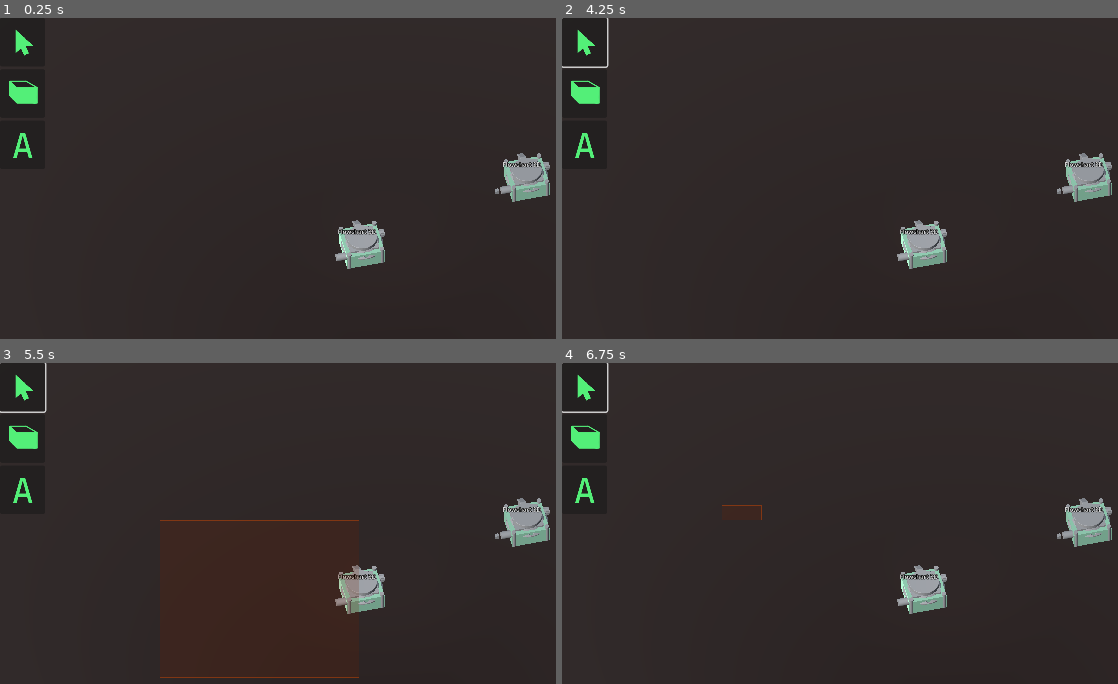
Above: before the commit, frames 1-4 (two rows, left to right).
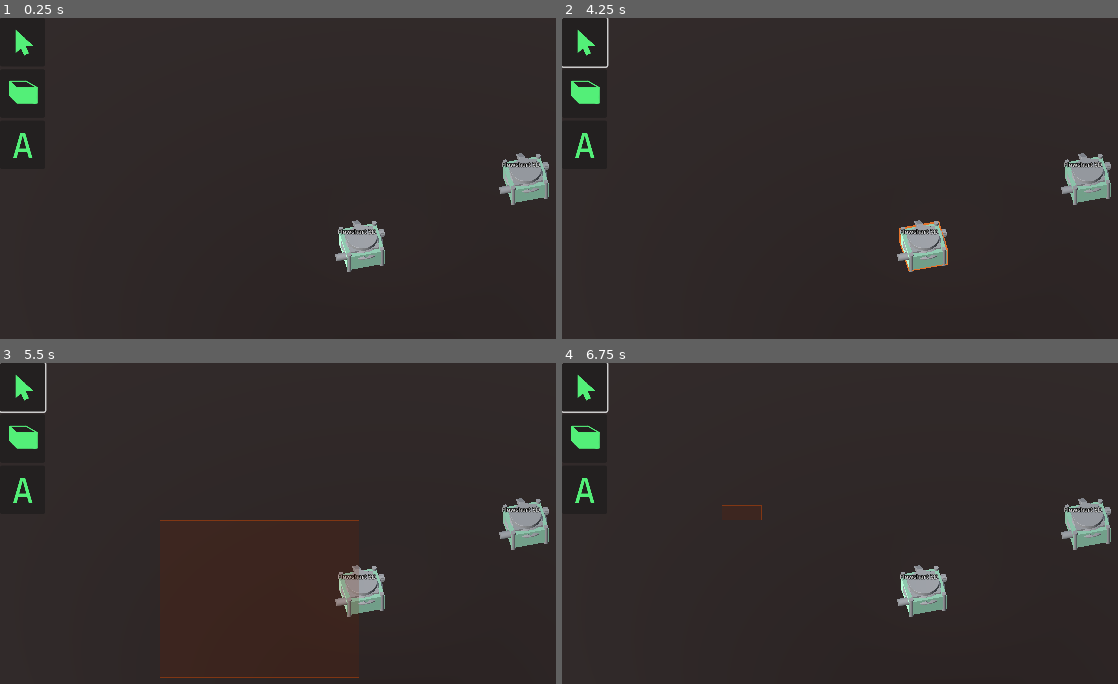
Above: after the commit, the same moments.

Repository: PranjalMaithani/flowchart-3d
Game: Godot game, scene res://Scenes/flowchart_scene.tscn
The game is run twice, just before and just after one commit, with the same random seed, the same clock (stepped at 60 frames per second) and the same inputs.
Inputs (mouse positions are in pixels of both pictures, inside the frame that each line leads up to):
- Up to frame 1 (0.25 s): no input
- Up to frame 2 (4.25 s): click (584, 43) at 0.52 s; click (584, 43) at 1.27 s; click (584, 43) at 2.02 s; tap Enter at 2.75 s; move the mouse to (outside the picture) at 2.77 s; click (outside the picture) at 2.85 s; tap Space at 3.5 s; drag from (801, 265) to (923, 332) at 3.52 s
- Up to frame 3 (5.5 s): move the mouse to (478, 488) at 4.27 s; tap T at 4.35 s; click (478, 488) at 4.42 s; tap Enter at 5 s; drag from (361, 677) to (161, 520) at 5.02 s
- Up to frame 4 (6.75 s): move the mouse to (outside the picture) at 5.77 s; click (outside the picture) at 5.85 s; tap Space at 6.5 s; drag from (723, 520) to (840, 475) at 6.52 s

The runs differ from the first frame. In frame 1, 0.4% of the frame differs, in the area x 60-99%, y 42-80%; in frame 2, 0.5%; in frame 3, 0.4%; in frame 4, 0.4%.

Commit message:
selection shapecast

Diff:
--- a/Components/ContainerBox/ContainerBox.tscn
+++ b/Components/ContainerBox/ContainerBox.tscn
@@ -1,9 +1,10 @@
-[gd_scene load_steps=12 format=3 uid="uid://pwytv1htyylm"]
+[gd_scene load_steps=14 format=3 uid="uid://pwytv1htyylm"]
 
 [ext_resource type="Script" path="res://src/container/container_box.gd" id="1_h6xbw"]
-[ext_resource type="PackedScene" uid="uid://ch6tvlqe2bafs" path="res://Models/CubeMesh.tscn" id="2_kv3jc"]
+[ext_resource type="PackedScene" uid="uid://ch6tvlqe2bafs" path="res://Models/ContainerMesh.tscn" id="2_aap4a"]
 [ext_resource type="Material" uid="uid://b4k4y5oskkgcg" path="res://Materials/container_default.tres" id="3_6w1vt"]
 [ext_resource type="ArrayMesh" uid="uid://c4g2r8grndjii" path="res://Models/cap.obj" id="3_7uyt8"]
+[ext_resource type="Material" uid="uid://icrs4n2b6bph" path="res://Materials/outline.tres" id="4_c8lcq"]
 [ext_resource type="PackedScene" uid="uid://bjhn2vl882fmd" path="res://Components/ContainerBox/ContainerGrabber.tscn" id="4_pqu1q"]
 [ext_resource type="PackedScene" uid="uid://cryyf8m3gnfrs" path="res://Components/ContainerBox/ContainerResizer.tscn" id="5_7jdvj"]
 [ext_resource type="PackedScene" uid="uid://dn37yfsub6u2l" path="res://Components/ContainerBox/TextContainer.tscn" id="6_kbu4l"]
@@ -11,16 +12,27 @@
 [ext_resource type="PackedScene" uid="uid://b47tyrqs0w3kr" path="res://Components/ContainerBox/PlugIn.tscn" id="8_xnbbf"]
 [ext_resource type="Script" path="res://src/container/position_updater.gd" id="9_b53gi"]
 
+[sub_resource type="BoxMesh" id="BoxMesh_fto55"]
+lightmap_size_hint = Vector2i(-174, 10)
+flip_faces = true
+size = Vector3(2, 1, 2)
+
 [sub_resource type="ViewportTexture" id="ViewportTexture_2g8lv"]
 viewport_path = NodePath("SubViewport")
 
 [node name="ContainerBox" type="Node3D"]
 script = ExtResource("1_h6xbw")
 
-[node name="ContainerMesh" parent="." instance=ExtResource("2_kv3jc")]
+[node name="ContainerMesh" parent="." instance=ExtResource("2_aap4a")]
 unique_name_in_owner = true
 transform = Transform3D(1, 0, 0, 0, 1, 0, 0, 0, 1, 0, 0.485456, 0)
 material_override = ExtResource("3_6w1vt")
+
+[node name="OutlineMesh" type="MeshInstance3D" parent="."]
+unique_name_in_owner = true
+transform = Transform3D(1.07, 0, 0, 0, 1.07, 0, 0, 0, 1.07, 0.0113137, 0.48734, -0.0272388)
+material_override = ExtResource("4_c8lcq")
+mesh = SubResource("BoxMesh_fto55")
 
 [node name="TestMesh" type="MeshInstance3D" parent="."]
 unique_name_in_owner = true
--- /dev/null
+++ b/Materials/outline.tres
@@ -0,0 +1,8 @@
+[gd_resource type="StandardMaterial3D" format=3 uid="uid://icrs4n2b6bph"]
+
+[resource]
+diffuse_mode = 3
+specular_mode = 2
+albedo_color = Color(0, 0, 0, 1)
+emission_enabled = true
+emission = Color(0.890196, 0.45098, 0.176471, 1)
--- /dev/null
+++ b/Models/ContainerMesh.tscn
@@ -0,0 +1,18 @@
+[gd_scene load_steps=4 format=3 uid="uid://ch6tvlqe2bafs"]
+
+[ext_resource type="BoxMesh" uid="uid://cklidj7rhcxl5" path="res://Models/CubeMesh.tres" id="1_emiuc"]
+[ext_resource type="Script" path="res://src/container/container_mesh.gd" id="2_hvrrx"]
+
+[sub_resource type="BoxShape3D" id="BoxShape3D_oc60y"]
+size = Vector3(2.00024, 1, 1.99963)
+
+[node name="ContainerMesh" type="MeshInstance3D"]
+mesh = ExtResource("1_emiuc")
+script = ExtResource("2_hvrrx")
+
+[node name="StaticBody3D" type="StaticBody3D" parent="."]
+input_ray_pickable = false
+
+[node name="CollisionShape3D" type="CollisionShape3D" parent="StaticBody3D"]
+transform = Transform3D(1, 0, 0, 0, 1, 0, 0, 0, 1, -0.000366211, 0, 0.000793457)
+shape = SubResource("BoxShape3D_oc60y")
--- a/Models/CubeMesh.tres
+++ b/Models/CubeMesh.tres
@@ -1,5 +1,5 @@
 [gd_resource type="BoxMesh" format=3 uid="uid://cklidj7rhcxl5"]
 
 [resource]
-lightmap_size_hint = Vector2i(6, 10)
+lightmap_size_hint = Vector2i(-174, 10)
 size = Vector3(2, 1, 2)
--- a/Models/CubeMesh.tscn
+++ /dev/null
@@ -1,6 +0,0 @@
-[gd_scene load_steps=2 format=3 uid="uid://ch6tvlqe2bafs"]
-
-[ext_resource type="BoxMesh" uid="uid://cklidj7rhcxl5" path="res://Models/CubeMesh.tres" id="1_3idqf"]
-
-[node name="CubeMesh" type="MeshInstance3D"]
-mesh = ExtResource("1_3idqf")
--- a/Scenes/flowchart_scene.tscn
+++ b/Scenes/flowchart_scene.tscn
@@ -26,44 +26,45 @@
 [sub_resource type="BoxShape3D" id="BoxShape3D_beqyu"]
 size = Vector3(100, 0.00944167, 100)
 
-[sub_resource type="BoxMesh" id="BoxMesh_n7etl"]
-size = Vector3(0.2, 0.2, 0.2)
+[node name="flowchart_scene" type="Node3D"]
 
-[node name="flowchart_scene" type="Node3D"]
+[node name="AppManager" parent="." node_paths=PackedStringArray("ground_plane", "camera", "flowchart_container", "camera_position_node") instance=ExtResource("2_6gx0o")]
+ground_plane = NodePath("../Floor")
+camera = NodePath("../AppCamera")
+flowchart_container = NodePath("../FlowchartContainer")
+camera_position_node = NodePath("../CameraPositionNode")
+
+[node name="AppCamera" parent="." instance=ExtResource("2_m4467")]
+transform = Transform3D(0.972881, 0.174685, -0.151616, 0, 0.655479, 0.755213, 0.231306, -0.734733, 0.637703, 0, 10.3716, 8.52658)
+
+[node name="CameraPositionNode" type="Node3D" parent="."]
+transform = Transform3D(1, 0, 0, 0, 1, 0, 0, 0, 1, 0, 10.372, 8.527)
 
 [node name="FlowchartContainer" type="Node" parent="."]
 
 [node name="ContainerBox" parent="FlowchartContainer" instance=ExtResource("1_nv32g")]
 
 [node name="ContainerBox2" parent="FlowchartContainer" instance=ExtResource("1_nv32g")]
-transform = Transform3D(1, 0, 0, 0, 1, 0, 0, 0, 1, 9.44509, 0, -2.52348)
+transform = Transform3D(1, 0, 0, 0, 1, 0, 0, 0, 1, 9.40107, 0.00194931, -2.52446)
 
 [node name="WorldEnvironment" type="WorldEnvironment" parent="."]
 environment = SubResource("Environment_ldxxl")
 
 [node name="Floor" type="MeshInstance3D" parent="."]
-transform = Transform3D(0.951726, 0, 0, 0, 0.601, 0, 0, 0, 0.601, 5.17266, 0.0981226, 0.409219)
+transform = Transform3D(0.951726, 0, 0, 0, 0.601, 0, 0, 0, 0.601, 5.17266, -0.169751, 0.409219)
 mesh = SubResource("PlaneMesh_yinng")
-metadata/_edit_lock_ = true
 
 [node name="StaticBody3D" type="StaticBody3D" parent="Floor"]
 collision_layer = 2
 collision_mask = 3
-metadata/_edit_lock_ = true
 
 [node name="CollisionShape3D" type="CollisionShape3D" parent="Floor/StaticBody3D"]
 transform = Transform3D(1, 0, 0, 0, 1, 0, 0, 0, 1, 0, -0.00306225, 0)
 shape = SubResource("BoxShape3D_beqyu")
-metadata/_edit_lock_ = true
 
 [node name="DirectionalLight3D" type="DirectionalLight3D" parent="."]
 transform = Transform3D(0.614835, 0.46181, -0.639304, 0.181361, 0.706107, 0.684486, 0.767519, -0.536791, 0.350385, -3.11844, 4.31145, 3.83666)
 light_energy = 1.254
-
-[node name="AppManager" parent="." node_paths=PackedStringArray("ground_plane", "camera", "flowchart_container") instance=ExtResource("2_6gx0o")]
-ground_plane = NodePath("../Floor")
-camera = NodePath("../AppCamera")
-flowchart_container = NodePath("../FlowchartContainer")
 
 [node name="SpotLight3D" type="SpotLight3D" parent="."]
 transform = Transform3D(0.999256, -0.00848121, -0.0376174, 0.0369439, -0.0690301, 0.99693, -0.0110519, -0.997579, -0.0686654, 0.982482, 9.09849, -0.131702)
@@ -71,12 +72,5 @@
 spot_range = 15.0
 spot_angle = 32.3512
 
-[node name="Test box" type="MeshInstance3D" parent="."]
-transform = Transform3D(1, 0, 0, 0, 1, 0, 0, 0, 1, 7.706, 0.684, -1.92)
-mesh = SubResource("BoxMesh_n7etl")
-
-[node name="AppCamera" parent="." instance=ExtResource("2_m4467")]
-transform = Transform3D(0.972881, 0.174685, -0.151616, 0, 0.655479, 0.755214, 0.231306, -0.734733, 0.637703, 0, 10.3716, 8.52658)
-
 [node name="HUD" parent="." instance=ExtResource("5_q4b8n")]
 unique_name_in_owner = true
--- a/src/AppManager/app_manager.gd
+++ b/src/AppManager/app_manager.gd
@@ -1,10 +1,11 @@
 extends Node
 class_name AppManager
 
-var state: AppState
+var state: AppState = AppState.new()
 @export var ground_plane: Node3D
 @export var camera: Camera3D
 @export var flowchart_container: Node
+@export var camera_position_node: Node3D
 
 func _ready():
-    state = AppState.new()
+    camera_position_node.position = camera.position
--- a/src/AppManager/app_state.gd
+++ b/src/AppManager/app_state.gd
@@ -11,4 +11,15 @@
 func set_active_object(value):
     active_object = value
 
-var selected_objects: Array[Node]
+var selected_objects: Array[Node3D] = []
+signal on_deselect_objects
+func select_objects(objects: Array[Node3D]):
+    on_deselect_objects.emit()
+    selected_objects = objects
+    for selected_object in selected_objects:
+        if(selected_object.has_method("select")):
+            selected_object.select()
+
+func deslect_all_objects():
+    on_deselect_objects.emit()
+    selected_objects = []
--- a/src/Camera/app_camera.gd
+++ b/src/Camera/app_camera.gd
@@ -4,6 +4,7 @@
 @export var PAN_SENSITIVITY = 0.7
 @onready var camera_pan = %CameraPan
 @onready var camera_zoom = %CameraZoom
+var camera_position_node: Node3D
 
 var initial_position: Vector3
 
@@ -11,6 +12,9 @@
     camera_pan.initialize({"on_stop_dragging": on_stop_dragging})
     camera_zoom.initialize({"camera": self})
     initial_position = position
+    #TODO: remove dependency from flowchart_scene node
+    var app_manager = get_node("/root/flowchart_scene/AppManager") as AppManager
+    camera_position_node = app_manager.camera_position_node
 
 func on_stop_dragging():
     initial_position = position
@@ -20,3 +24,4 @@
         var mouse_position_difference = camera_pan.drag.mouse_position_difference
         position.x = initial_position.x - PAN_SENSITIVITY * mouse_position_difference.x
         position.z = initial_position.z - PAN_SENSITIVITY * mouse_position_difference.z
+        camera_position_node.position = position
--- a/src/Tools/select_tool.gd
+++ b/src/Tools/select_tool.gd
@@ -1,29 +1,49 @@
 extends Control
 
+const ContainerBox = preload('../container/container_box.gd')
 const Drag = preload('../ui/drag/drag.gd')
+const BOX_CAST_DEPTH = 3
+const BOX_CAST_SCALE_BUFFER = 0.2
 
+@export var box_cast_layer: int
 @onready var drag: Drag = %Drag
 var selection_box: Panel
 var app_state: AppState
+var app_manager: AppManager
+var ground_plane
+var camera: Camera3D
+var camera_position_node: Node3D
+var shapecast: PhysicsShapeQueryParameters3D
+var shape: ConvexPolygonShape3D
+
+func can_use_select():
+    return app_state.active_tool == Constants.TOOL.SELECT && !app_state.active_object
 
 func _ready():
     var hud = get_node("/root/flowchart_scene/%HUD")
     selection_box = hud.get_node("%SelectionBox")
     drag.initialize({ "is_2D": true, "on_stop_dragging": on_stop_dragging })
     #TODO: remove dependency from flowchart_scene node
-    var app_manager = get_node("/root/flowchart_scene/AppManager") as AppManager
+    app_manager = get_node("/root/flowchart_scene/AppManager") as AppManager
     app_state = app_manager.state
+    camera = app_manager.camera
+    camera_position_node = app_manager.camera_position_node
+    ground_plane = app_manager.ground_plane
     selection_box.position = Vector2.ZERO
     selection_box.size = Vector2.ZERO
+    shapecast = PhysicsShapeQueryParameters3D.new()
+    shape = ConvexPolygonShape3D.new()
+    shapecast.shape = shape
+    shapecast.transform.origin = camera_position_node.position
 
 func _process(_delta):
-    if(app_state.active_tool != Constants.TOOL.SELECT || !drag.is_dragging || app_state.active_object):
+    if(!can_use_select() || !drag.is_dragging):
         return
     drag.update_mouse_position()
     draw_selection_box()
 
 func _input(event):
-    if(app_state.active_tool != Constants.TOOL.SELECT || app_state.active_object):
+    if(!can_use_select()):
         return
     drag.handle_drag_input(event)
 
@@ -36,5 +56,48 @@
     selection_box.size = Vector2(x_scale, z_scale)
 
 func on_stop_dragging():
+    if(!can_use_select()):
+        return
+    check_shapecast()
     selection_box.position = Vector2.ZERO
     selection_box.size = Vector2.ZERO
+
+func get_positions() -> PackedVector3Array:
+    var direct_space_state = camera.get_world_3d().direct_space_state
+    var p0 = Vector3(0, 0, 0)
+    var p1_mouse_pos = drag.initial_mouse_position_2d
+    var p1_global = UIHelpers.get_floor_position_from_mouse(ground_plane, direct_space_state, p1_mouse_pos, camera)
+    var p1 = camera_position_node.to_local(p1_global)
+    var p2_mouse_pos = drag.initial_mouse_position_2d + Vector2(drag.mouse_position_difference_2d.x, 0.0)
+    var p2_global = UIHelpers.get_floor_position_from_mouse(ground_plane, direct_space_state, p2_mouse_pos, camera)
+    var p2 = camera_position_node.to_local(p2_global)
+    var p3_mouse_pos = drag.initial_mouse_position_2d + Vector2(drag.mouse_position_difference_2d.x, drag.mouse_position_difference_2d.y)
+    var p3_global = UIHelpers.get_floor_position_from_mouse(ground_plane, direct_space_state, p3_mouse_pos, camera)
+    var p3 = camera_position_node.to_local(p3_global)
+    var p4_mouse_pos = drag.initial_mouse_position_2d + Vector2(0.0, drag.mouse_position_difference_2d.y)
+    var p4_global = UIHelpers.get_floor_position_from_mouse(ground_plane, direct_space_state, p4_mouse_pos, camera)
+    var p4 = camera_position_node.to_local(p4_global)
+    return [p0, p1, p2, p3, p4]
+
+func check_shapecast():
+    var direct_space_state = camera.get_world_3d().direct_space_state
+    shapecast.transform.origin = camera_position_node.position
+    var points = get_positions()
+    shape.set_points(points)
+    shapecast.shape = shape
+    var collisions: Array[Dictionary] = direct_space_state.intersect_shape(shapecast)
+    var collision_count: int = collisions.size()
+    if(collision_count < 1):
+        app_state.deslect_all_objects()
+        return
+
+    var container_box_array: Array[Node3D] = []
+    for collision in collisions:
+        var collider = collision.collider
+        var parent_node = collider.get_parent_node_3d()
+        if(!parent_node is ContainerMesh):
+            continue
+        var container_box: ContainerBox = parent_node.container_box
+        container_box_array.push_back(container_box)
+
+    app_state.select_objects(container_box_array)
--- a/src/container/container_box.gd
+++ b/src/container/container_box.gd
@@ -2,11 +2,36 @@
 
 signal on_container_changed(caller)
 @onready var container_mesh = %ContainerMesh
+@onready var outline_mesh: MeshInstance3D = %OutlineMesh
 @onready var mesh_scale = container_mesh.scale
+var app_state: AppState
 
-func set_mesh_scale(value):
+var outline_scale_difference: float
+
+func _ready():
+    #TODO: remove dependency from flowchart_scene node
+    var app_manager = get_node("/root/flowchart_scene/AppManager") as AppManager
+    app_state = app_manager.state
+    container_mesh.initialize({ "container_box": self })
+    outline_scale_difference = outline_mesh.scale.x - container_mesh.scale.x #assuming x y z are same
+    on_container_changed.connect(set_outline_scale)
+    outline_mesh.visible = false
+    app_state.on_deselect_objects.connect(deselect)
+
+func set_mesh_scale(value: Vector3):
     # called when doing instantiate
     if(!container_mesh):
         container_mesh = get_node("%ContainerMesh")
     container_mesh.scale = value
+    outline_mesh.scale = value * outline_scale_difference
     on_container_changed.emit(self)
+
+func select():
+    outline_mesh.visible = true
+
+func deselect():
+    outline_mesh.visible = false
+
+func set_outline_scale(_caller):
+    var difference = Vector3(outline_scale_difference, outline_scale_difference, outline_scale_difference)
+    outline_mesh.scale = container_mesh.scale + difference
--- /dev/null
+++ b/src/container/container_mesh.gd
@@ -0,0 +1,8 @@
+extends MeshInstance3D
+class_name ContainerMesh
+const ContainerBox = preload('./container_box.gd')
+
+var container_box: ContainerBox
+
+func initialize(properties: Dictionary):
+    container_box = properties.container_box
--- a/src/ui/drag/drag.gd
+++ b/src/ui/drag/drag.gd
@@ -9,8 +9,11 @@
 var on_start_dragging: Callable
 
 var initial_mouse_position: Vector3 = Vector3.ZERO
+var initial_mouse_position_2d: Vector2 = Vector2.ZERO
 var mouse_position: Vector3 = Vector3.ZERO
+var mouse_position_2d: Vector2 = Vector2.ZERO
 var mouse_position_difference: Vector3 = Vector3.ZERO
+var mouse_position_difference_2d: Vector2 = Vector2.ZERO
 
 var bind: String
 var button_index
@@ -34,14 +37,17 @@
     ground_plane = app_manager.ground_plane
 
 func update_mouse_position():
-    var viewport_mouse_position = get_viewport().get_mouse_position()
+    mouse_position_2d = get_viewport().get_mouse_position()
     var space_state = camera.get_world_3d().direct_space_state
-    mouse_position = UIHelpers.V2toV3(viewport_mouse_position) if is_2D else \
-                     UIHelpers.get_floor_position_from_mouse(ground_plane, space_state, viewport_mouse_position, camera)
+    mouse_position = UIHelpers.V2toV3(mouse_position_2d) if is_2D else \
+                     UIHelpers.get_floor_position_from_mouse(ground_plane, space_state, mouse_position_2d, camera)
 
     if(!was_dragging && is_dragging):
+        initial_mouse_position_2d = mouse_position_2d
         initial_mouse_position = mouse_position
 
+    mouse_position_difference_2d = Vector2.ZERO if initial_mouse_position_2d == null \
+                                   else mouse_position_2d - initial_mouse_position_2d
     mouse_position_difference = Vector3.ZERO if initial_mouse_position == null \
                                 else mouse_position - initial_mouse_position
 
Not shown: 1 places in Scenes/flowchart_scene.tscn that only renumber resources
